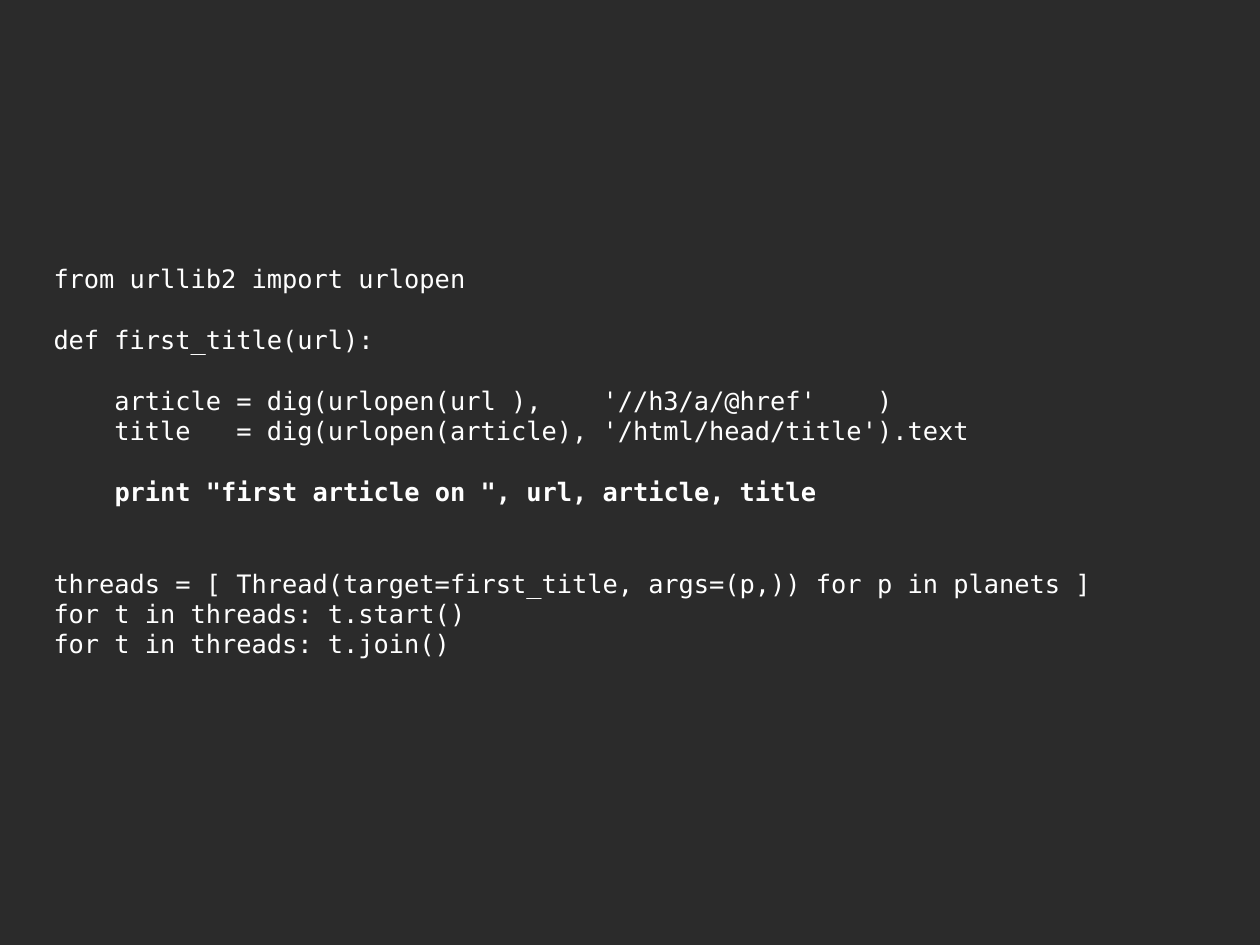
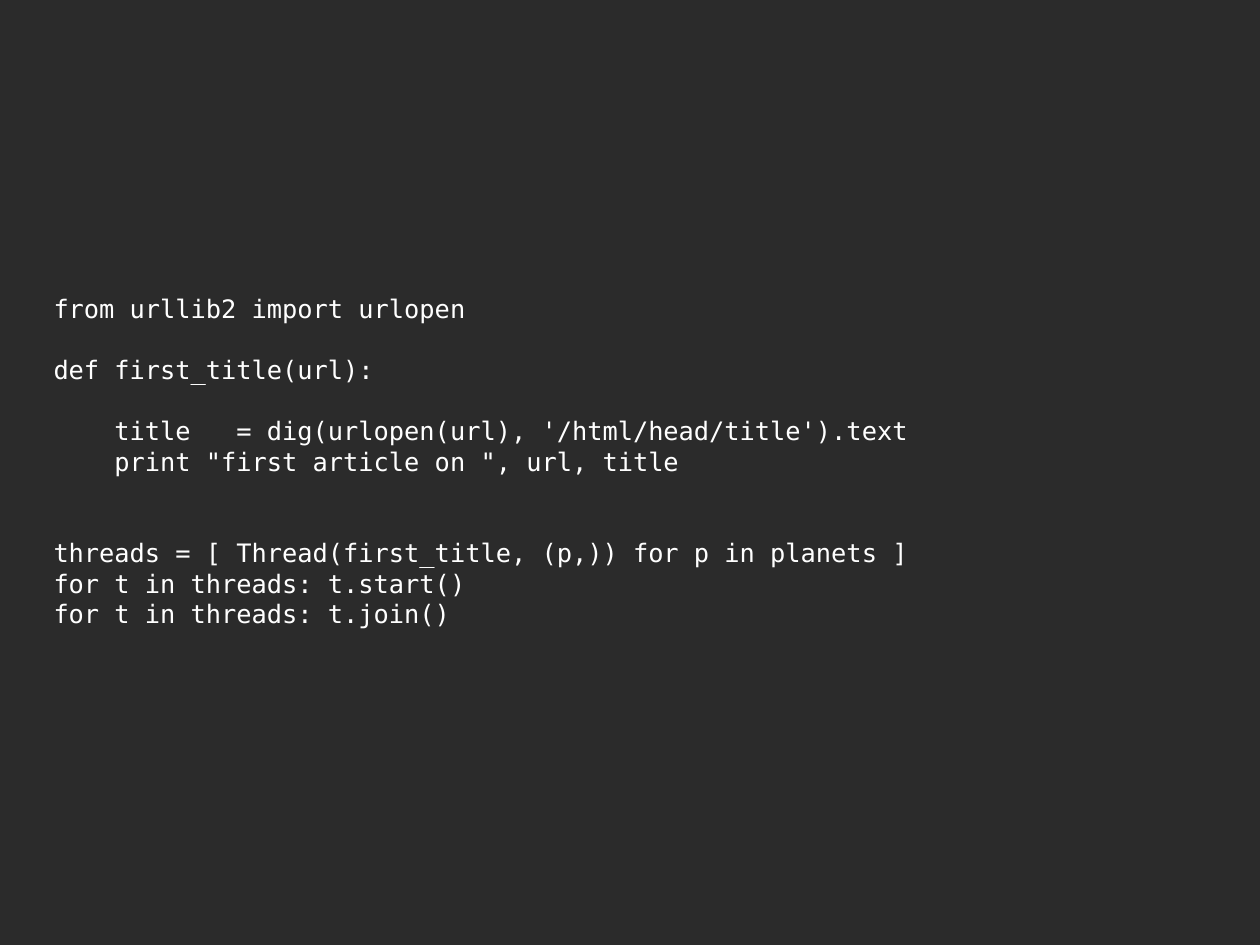
Before and after one commit to jdb/jdb.github.com, a slide deck: slide 10 of imap_idle/pycon-presentation/imap-idle-makingoff.odp. Drawn at 1260x945 pixels with LibreOffice and Linux fonts; fonts in the diff are those of the drawing; background and template pictures are left out; a plain dark background stands for a picture behind light text. Boxes give left, top, right and bottom in pixels: in the first picture for what was removed or moved away, otherwise in the second. Text is boxed around its words. In the diff, an @@ line names an element or a change of style, - is before the commit and + after.

```diff
--- a/imap_idle/pycon-presentation/imap-idle-makingoff.odp
+++ b/imap_idle/pycon-presentation/imap-idle-makingoff.odp
@@ title at (x1=54, y1=298, x2=908, y2=629): text changed @@
-from urllib2 import urlopen
-def first_title(url):
-article = dig(urlopen(url ), '//h3/a/@href' )
-title = dig(urlopen(article), '/html/head/title').text
-print "first article on ", url, article, title
-threads = [ Thread(target=first_title, args=(p,)) for p in planets ]
-for t in threads: t.start()
-for t in threads: t.join()
+from urllib2 import urlopen
+def first_title(url):
+title = dig(urlopen(url), '/html/head/title').text
+print "first article on ", url, title
+threads = [ Thread(first_title, (p,)) for p in planets ]
+for t in threads: t.start()
+for t in threads: t.join()
```
Also in this commit, not shown: 7 other slides changed, 15 slides added, 6 slides removed, 1 other file.
